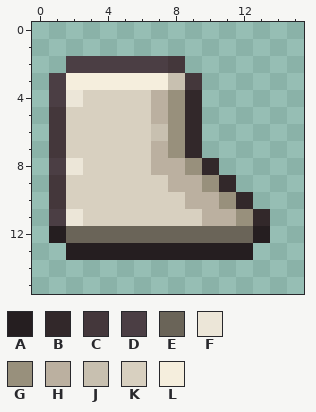
Pixel-art file, stored at resources/gfx/ui/icons/items/scrapper_foot_rags.aseprite. The picture above is the old version.
16x16 pixels, 1 frame. Colours within 5 levels of each other are drawn and written as one.
Palette (. is transparent): A #251e20  B #32282a  C #44373b  D #4b3e44  E #6a6458  F #ece6d8  G #98907c  H #bbb0a0  J #c8c0b0  K #d8d0c0  L #f5eedd
And afterwards:
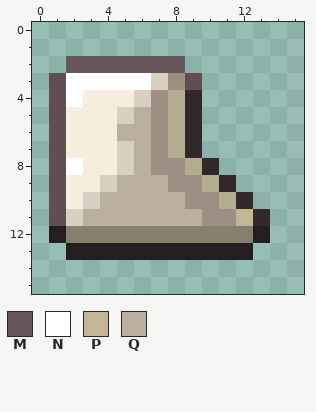
Colours new in this view: M #68545b  N #ffffff  P #c2b695  Q #bbb0a0
The edit:
colour C: #44373b -> #614d52
colour E: #6a6458 -> #877f6e
colour G: #98907c -> #b5ab90
colour H: #bbb0a0 -> #9d9082
y 2: x 2..8 DDDDDDC -> MMMMMMM
y 3: x 1..8 DLLLLLLJ -> CNNNNNKH
y 4: x 1..5 DFKKK -> CNLLL
y 5: x 2..4 KKK -> LLL; x 6 K -> Q
y 6: x 2..7 KKKKKJ -> LLLQQH
y 7: x 2..4 KKK -> LLL; x 6 K -> Q
y 8: x 1..4 DFKK -> CNLL; x 6 K -> Q
y 9: x 2..3 KK -> LL; x 5..7 KKK -> QQQ
y 10: x 2 K -> L; x 4..8 KKKKK -> QQQQQ
y 11: x 1..9 DFKKKKKKK -> CKQQQQQQQ; x 12 G -> P
Where, in picture pixels (left, top, right, bottom), the same in both pictures:
changed: (49, 56, 253, 243)
